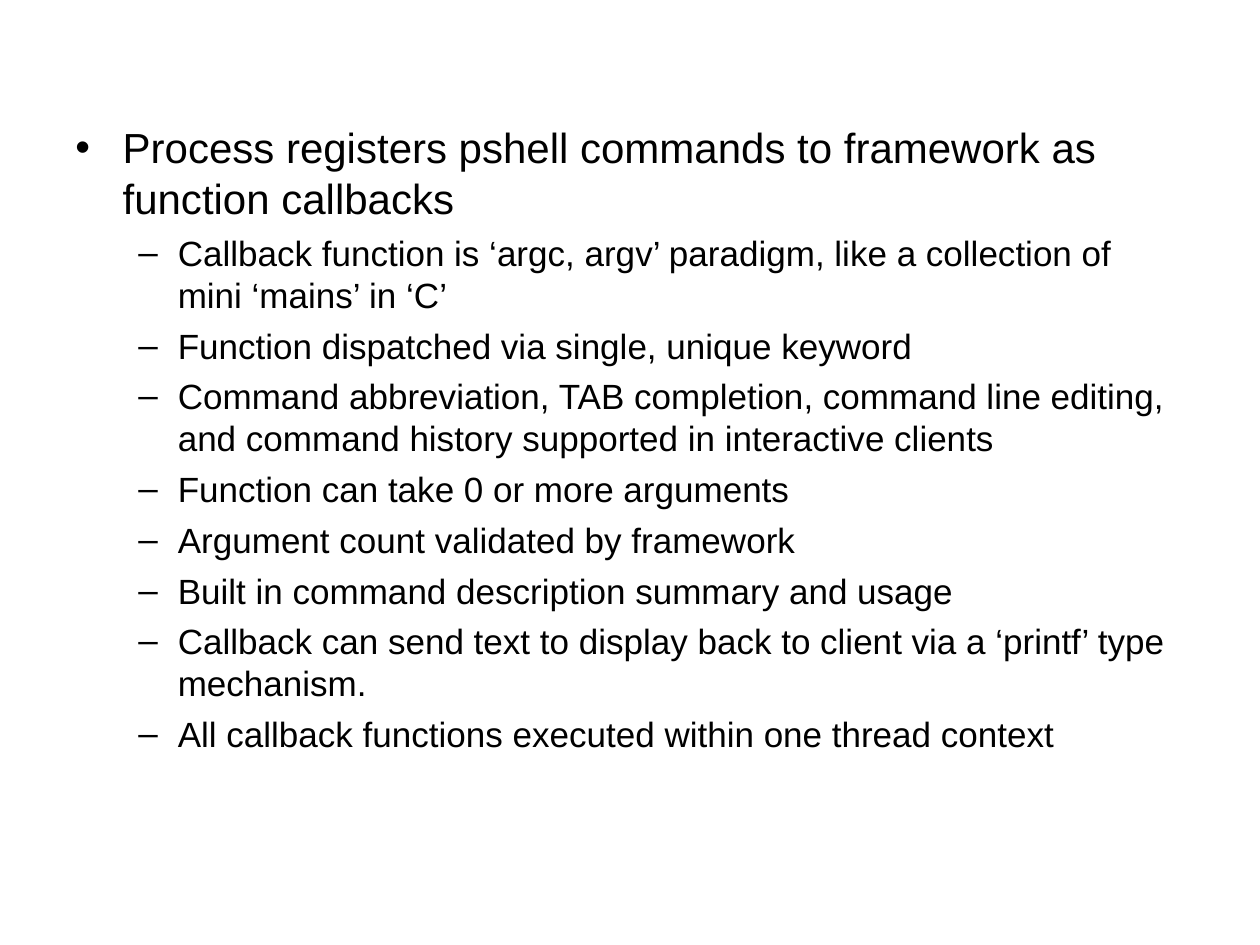
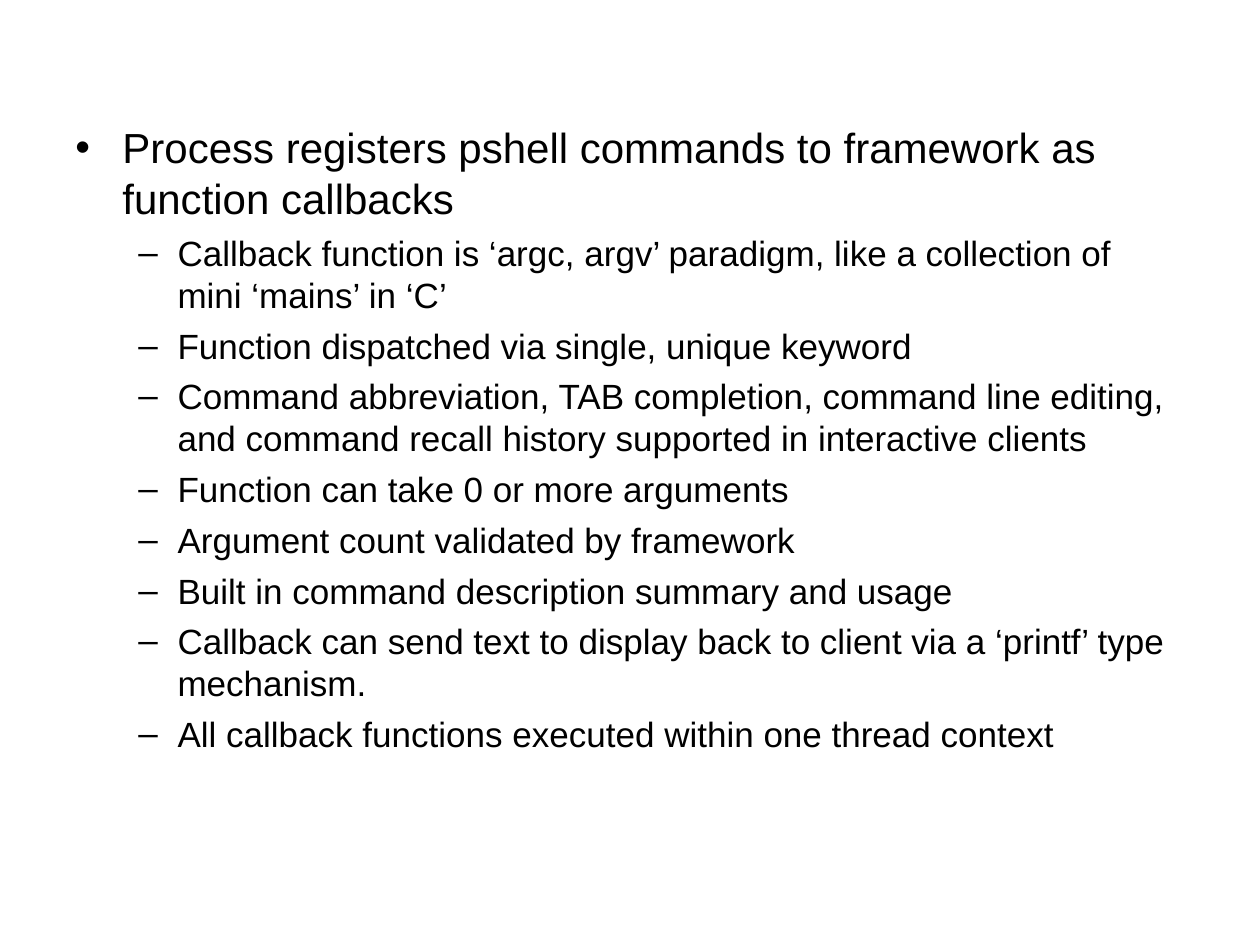
Before and after one commit to RonIovine/pshell, a slide deck: slide 3 of PSHELL-Framework.ppt. Drawn at 1260x945 pixels with LibreOffice and Linux fonts; fonts in the diff are those of the drawing. Boxes give left, top, right and bottom in pixels: in the first picture for what was removed or moved away, otherwise in the second. Text is boxed around its words. In the diff, an @@ line names an element or a change of style, - is before the commit and + after.

```diff
--- a/PSHELL-Framework.ppt
+++ b/PSHELL-Framework.ppt
@@ text at <box>178,383,1163,458</box>: text changed @@
-  – Command abbreviation, TAB completion, command line editing, and command history supported in interactive clients
+  – Command abbreviation, TAB completion, command line editing, and command recall history supported in interactive clients
```
Also in this commit, not shown: 2 other slides changed.
